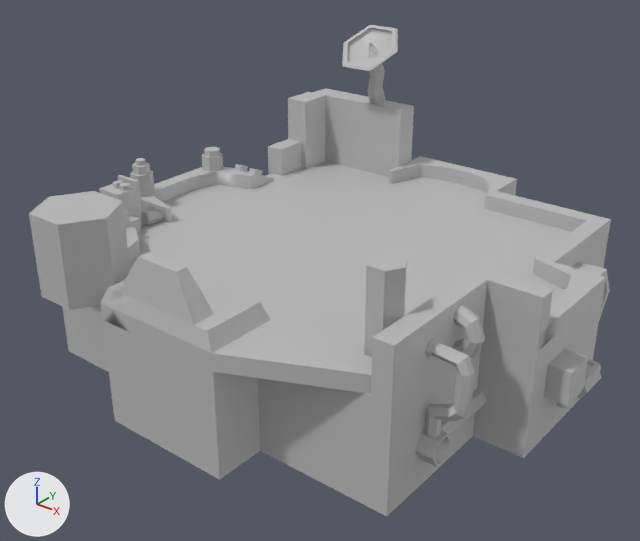
An edit to the FBX model Code/MischiefFramework/MischiefFrameworkContent/Meshes/Levels/Level.fbx, drawn before and after from the same camera.
The view is the same before and after, from a 50 mm camera at (0.3, -0.395, 0.233) aimed at (0.001, -0.021, 0.001). The axes (+X, +Y, +Z) are drawn at lower left. The lights are the same throughout. Where no turn or scale is listed for an object, it has been applied to the vertices. Vertices at the same position are counted once.
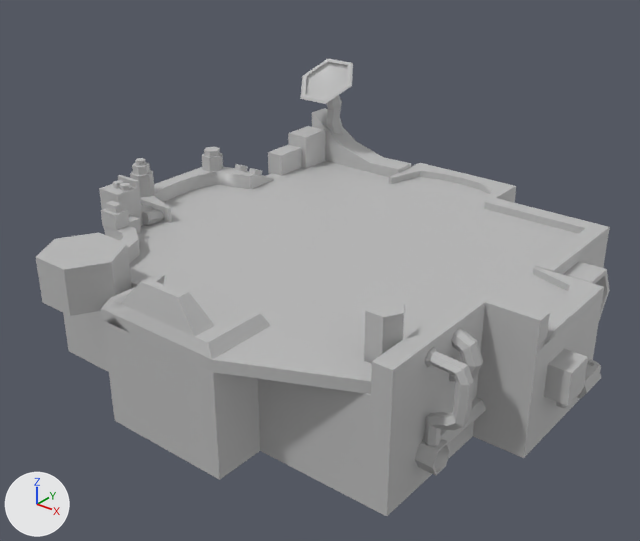
The newer file is also turned or shifted as a whole; pictures and numbers use the older file's frame.

Location of each change, [x1, y1, x2, y2] in pixels of the pictures (640 x 541 px):
'polySurface8', mesh rescaled (11% shorter): before [100, 252, 372, 394]; after [101, 268, 372, 394]
'polySurface15', mesh rescaled: before [371, 257, 606, 405]; after [371, 267, 604, 410]
'pCylinder1', mesh rescaled (30% shorter): before [29, 191, 130, 310]; after [36, 233, 132, 316]
'pCube12', reshaped: before [312, 88, 414, 177]; after [312, 108, 411, 177]
'polySurface14', mesh rescaled: before [389, 156, 611, 266]; after [389, 163, 610, 273]
'pCylinder12', moved: before [342, 25, 398, 104]; after [301, 59, 353, 135]
'pCylinder28', mesh rescaled: before [364, 252, 407, 357]; after [364, 297, 405, 364]
'pCylinder29', moved: before [424, 338, 475, 437]; after [424, 347, 474, 446]
'pCube13', mesh rescaled: before [288, 92, 326, 169]; after [288, 126, 325, 169]
'pTorus1', moved: before [452, 304, 485, 358]; after [449, 328, 483, 381]
'pCylinder30', moved: before [415, 430, 452, 467]; after [415, 439, 451, 475]
'pCube14', mesh rescaled: before [268, 139, 302, 176]; after [268, 145, 302, 176]
'pCylinder31', moved: before [441, 389, 487, 436]; after [441, 397, 486, 444]
'pCube16', deleted: before [371, 44, 379, 52]
'pCube17', deleted: before [369, 45, 370, 58]

The change, as a list of edits to the scene's bpy script:
```text
Change me_mesh_019:
    used by ob_pcube12; location = (-0.0795, 0.1289, 0.0303)
    remove me_mesh_019.from_pydata(...)  # 8 vertices, 6 faces; spans x -0.0411..0.0399, y -0.0085..0.0085, z -0.0303..0.0303
    add me_mesh_019.from_pydata(...)  # 32 vertices, 30 faces; spans x -0.0411..0.0399, y -0.0085..0.0085, z -0.0394..0.0148
    me_mesh_019 part 3: the whole mesh is rebuilt
Change me_mesh_045:
    where me_mesh_045.from_pydata(...)  # 14 vertices, 18 faces; spans x -0.01..0.01, y -0.0087..0.0087, z -0.01..0.045
    used by ob_pcylinder28; location = (0.0986, -0.0957, 0.0183)
    me_mesh_045 part 5: the whole mesh is scaled about the mesh origin by (1, 1, 0.49)
Change me_mesh_021:
    where me_mesh_021.from_pydata(...)  # 8 vertices, 6 faces; spans x -0.0085..0.0043, y -0.0068..0.0169, z -0.0303..-0.0009
    used by ob_pcube14; location = (-0.1157, 0.08, 0.0303)
    me_mesh_021 part 6: the whole mesh is scaled about its middle by (1, 1, 0.577), then moved by (0.0, 0.0, 0.0017)
Change me_mesh_001:
    where me_mesh_001.from_pydata(...)  # 90 vertices, 90 faces; spans x -0.079..0.109, y -0.005..0.039, z 0.009..0.051
    used by ob_polysurface8; location = (0.0, -0.1457, 0.0)
    me_mesh_001 part 8: the whole mesh is scaled about its middle by (1, 1, 0.681), then moved by (0.0, 0.0, -0.007)
Change me_mesh_043:
    where me_mesh_043.from_pydata(...)  # 54 vertices, 53 faces; spans x -0.036..0.005, y -0.12..0.04, z 0.009..0.039
    used by ob_polysurface15; location = (0.1456, -0.0001, 0.0)
    me_mesh_043 part 1: the whole mesh is scaled about the mesh origin by (1, 1, 0.687)
Change me_mesh_004:
    where me_mesh_004.from_pydata(...)  # 14 vertices, 18 faces; spans x -0.0237..0.0237, y -0.0205..0.0205, z -0.0237..0.0237
    used by ob_pcylinder1; location = (-0.0638, -0.1408, 0.0392)
    me_mesh_004 part 7: the whole mesh is scaled about its middle by (1, 1, 0.561), then moved by (0.0, 0.0, -0.0139)
Change me_mesh_018:
    where me_mesh_018.from_pydata(...)  # 52 vertices, 51 faces; spans x -0.04..0.121, y -0.106..0.005, z 0.009..0.019
    used by ob_polysurface14; location = (0.0, 0.1456, 0.0)
    me_mesh_018 part 2: the whole mesh is scaled about its middle by (1, 1, 0.5), then moved by (0.0, 0.0, -0.003)
Change me_mesh_020:
    where me_mesh_020.from_pydata(...)  # 8 vertices, 6 faces; spans x -0.0085..0.0085, y -0.0068..0.0169, z -0.0303..0.0303
    used by ob_pcube13; location = (-0.1157, 0.1035, 0.0303)
    me_mesh_020 part 4: the whole mesh is scaled about its middle by (1, 1, 0.41), then moved by (0.0, 0.0, -0.0089)
Change ob_pcylinder30:
    ob_pcylinder30.location: (0.1254, -0.0899, -0.0289) -> (0.1254, -0.0899, -0.0339)
Remove ob_psphere2:
    ob_psphere2 = bpy.data.objects.new('pSphere2', me_mesh_026)
    ob_psphere2.location = (-0.0671, 0.1199, 0.1041)
Change ob_pcylinder29:
    ob_pcylinder29.location: (0.1391, -0.0899, 0.008) -> (0.1391, -0.0899, 0.003)
Change ob_pcylinder12:
    ob_pcylinder12.location: (-0.0659, 0.1288, 0.0631) -> (-0.1043, 0.1288, 0.0337)
Change ob_pcylinder31:
    ob_pcylinder31.location: (0.1209, -0.0606, -0.0291) -> (0.1209, -0.0606, -0.0341)
Remove ob_pcube15:
    ob_pcube15 = bpy.data.objects.new('pCube15', me_mesh_023)
    ob_pcube15.location = (-0.07, 0.1229, 0.1005)
Remove ob_pcube17:
    ob_pcube17 = bpy.data.objects.new('pCube17', me_mesh_025)
    ob_pcube17.location = (-0.0671, 0.1195, 0.0987)
Change ob_ptorus1:
    ob_ptorus1.location: (0.1201, -0.0662, 0.0218) -> (0.1201, -0.0662, 0.009)
Remove ob_pcube16:
    ob_pcube16 = bpy.data.objects.new('pCube16', me_mesh_024)
    ob_pcube16.location = (-0.0644, 0.1221, 0.1005)
```
